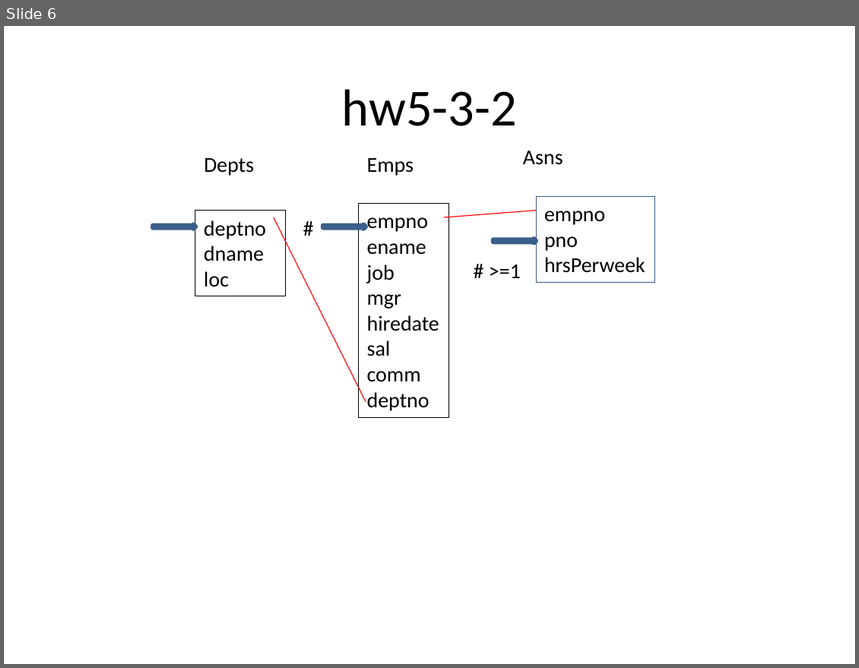
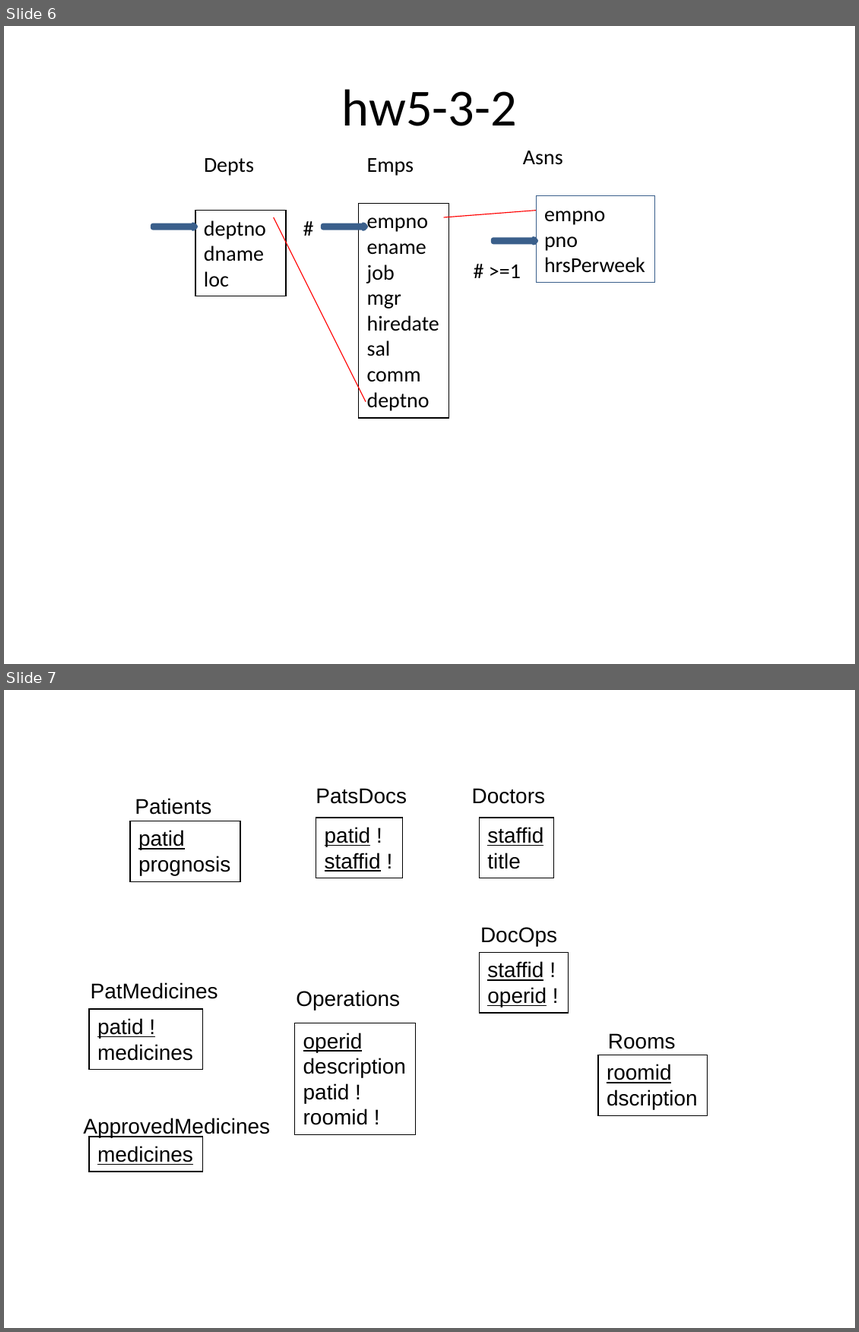
Before and after one commit to rte126/src-pe-tools, a slide deck: classes/CS579/dbclass/hw4-1a.pptx. Shown one above the other, each under a label of ours: slide 6 before the commit, slides 6 and 7 after it. The pictures are 859x668 and 859x1332 pixels, drawn with LibreOffice and Linux fonts; fonts in the diff are those of the drawing. Boxes give left, top, right and bottom in pixels: in the first picture for what was removed or moved away, otherwise in the second. Text is boxed around its words. In the diff, an @@ line names an element or a change of style, - is before the commit and + after.

```diff
--- a/classes/CS579/dbclass/hw4-1a.pptx
+++ b/classes/CS579/dbclass/hw4-1a.pptx
@@ slide 7 added at (4, 690, 855, 1328), background #FFFFFF @@
@@ text added at (135, 798, 211, 815), 18 pt, text #000000 @@
+Patients
@@ text added at (316, 788, 407, 804), 18 pt, text #000000 @@
+PatsDocs
@@ text added at (472, 788, 545, 804), 18 pt, text #000000 @@
+Doctors
@@ rectangle added at (130, 821, 240, 882), outline #000000 0.75 pt, 18 pt, text #000000 @@
+patid
+prognosis
@@ rectangle added at (316, 818, 403, 878), outline #000000 0.75 pt, 18 pt, text #000000, underline @@
+patid !
+staffid !
@@ rectangle added at (479, 818, 554, 878), outline #000000 0.75 pt, 18 pt, text #000000, underline @@
+staffid
+title
@@ text added at (481, 927, 557, 946), 18 pt, text #000000 @@
+DocOps
@@ rectangle added at (479, 952, 569, 1012), outline #000000 0.75 pt, 18 pt, text #000000, underline @@
+staffid !
+operid !
@@ text added at (91, 983, 218, 999), 18 pt, text #000000 @@
+PatMedicines
@@ text added at (296, 990, 400, 1010), 18 pt, text #000000 @@
+Operations
@@ rectangle added at (89, 1009, 203, 1070), outline #000000 0.75 pt, 18 pt, text #000000 @@
+patid !
+medicines
@@ rectangle added at (295, 1024, 416, 1135), outline #000000 0.75 pt, 18 pt, text #000000 @@
+operid
+description
+patid !
+roomid !
@@ text added at (608, 1034, 676, 1049), 18 pt, text #000000 @@
+Rooms
@@ rectangle added at (598, 1055, 707, 1116), outline #000000 0.75 pt, 18 pt, text #000000 @@
+roomid
+dscription
@@ text added at (83, 1118, 270, 1138), 18 pt, text #000000 @@
+ApprovedMedicines
@@ rectangle added at (89, 1137, 203, 1172), outline #000000 0.75 pt, 18 pt, text #000000, underline @@
+medicines
```
Also in this commit, not shown: 3 slides changed, 9 other files.
